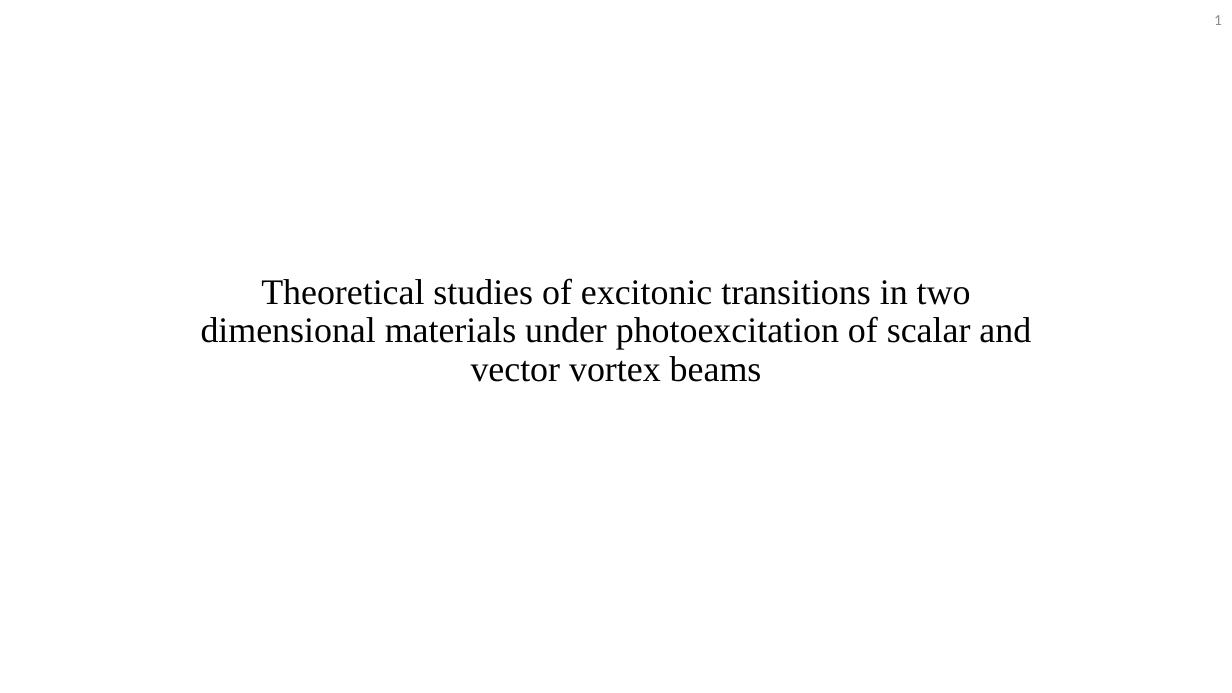
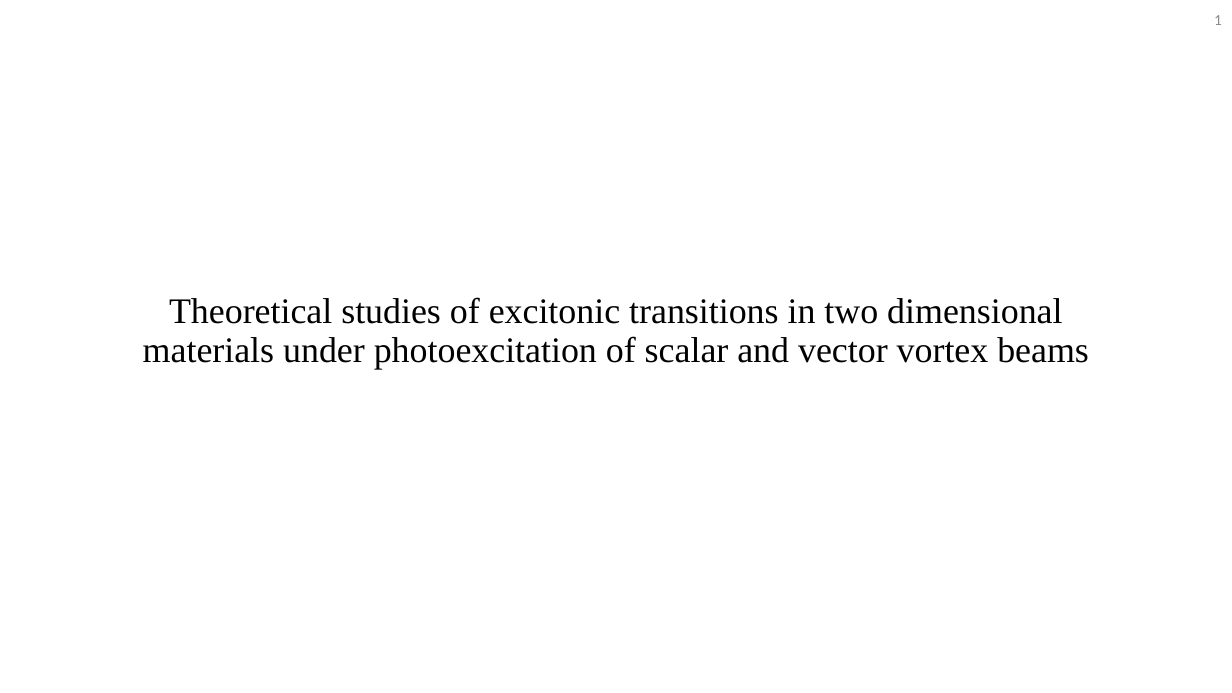
Before and after one commit to Liubroke13/Main_code, a slide deck: slide 1 of Final/碩士總結/RY_Defense_v1.pptx. Drawn at 1232x693 pixels with LibreOffice and Linux fonts; fonts in the diff are those of the drawing. Boxes give left, top, right and bottom in pixels: in the first picture for what was removed or moved away, otherwise in the second. Text is boxed around its words. In the diff, an @@ line names an element or a change of style, - is before the commit and + after.

```diff
--- a/Final/碩士總結/RY_Defense_v1.pptx
+++ b/Final/碩士總結/RY_Defense_v1.pptx
@@ text "Theoretical studies of excitonic transitions ..." rewrapped from <box>201,278,1031,382</box> to <box>143,297,1089,369</box> @@
```
Also in this commit, not shown: 8 other slides changed, 40 slides added, 1 slide removed, 34 other files.
